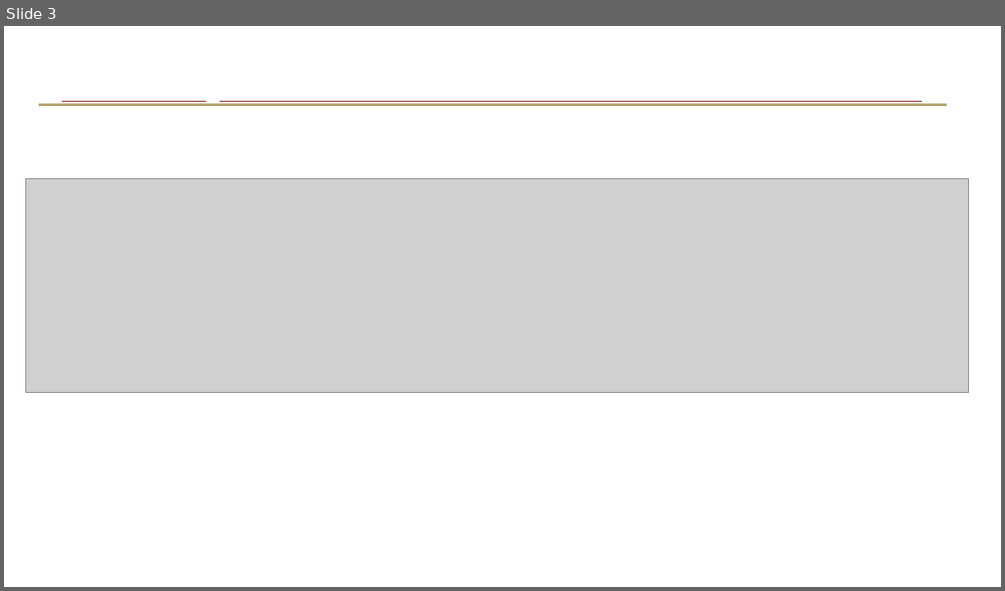
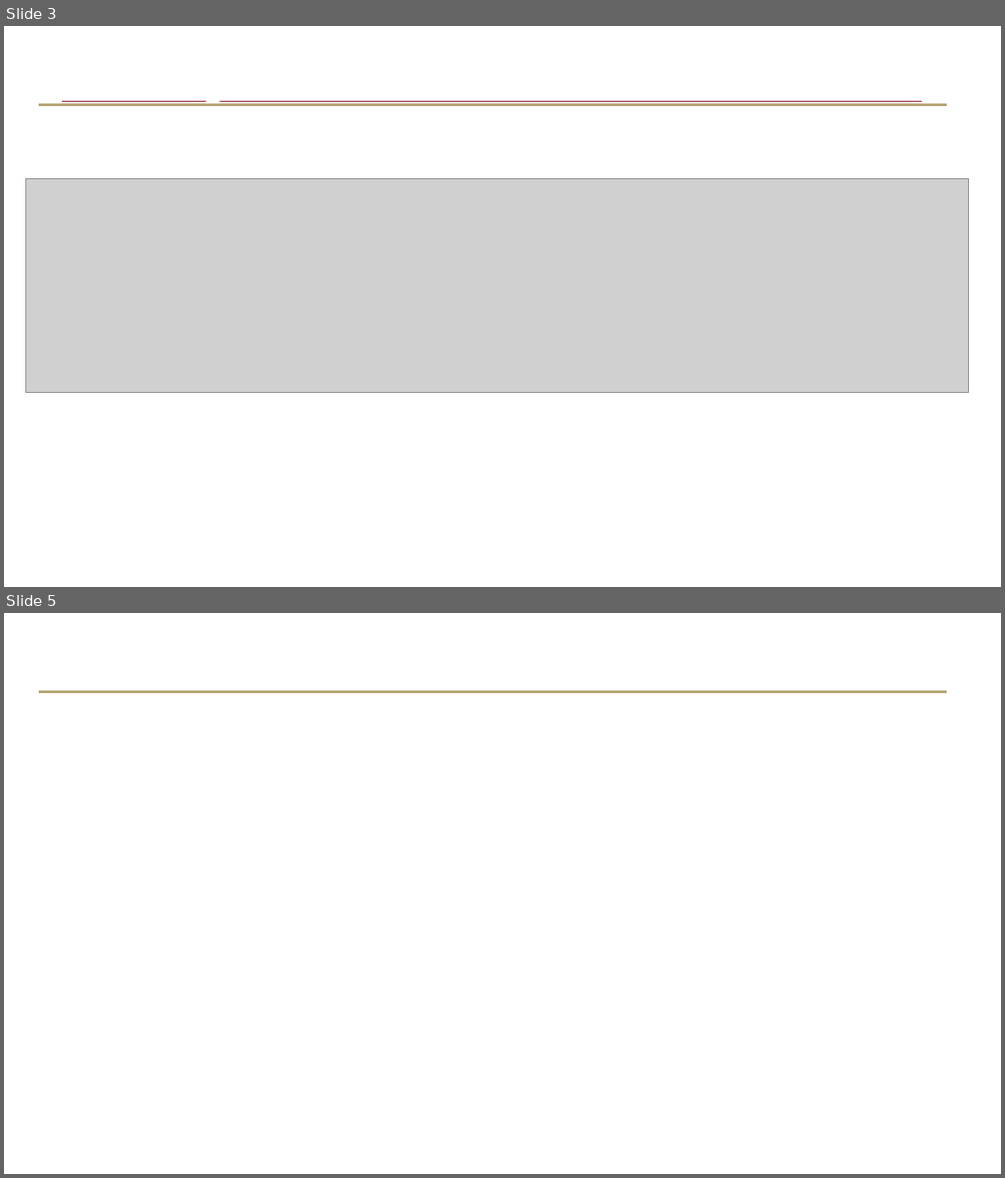
Before and after one commit to hypothetical-lemon/COMP4441, a slide deck: COMP4441_final_project.pptx. Shown one above the other, each under a label of ours: slide 3 before the commit, slides 3 and 5 after it; the slides between them are not shown. The pictures are 1005x591 and 1005x1178 pixels, drawn with LibreOffice and Linux fonts; fonts in the diff are those of the drawing; grey boxes stand for pictures; background and template pictures are left out. Boxes give left, top, right and bottom in pixels: in the first picture for what was removed or moved away, otherwise in the second. Text is boxed around its words. In the diff, an @@ line names an element or a change of style, - is before the commit and + after.

```diff
--- a/COMP4441_final_project.pptx
+++ b/COMP4441_final_project.pptx
@@ slide 5 added at <box>4,613,1001,1174</box>, background #FFFFFF; not listed: 1 template element that a slide beside it also shows @@
@@ title added at <box>70,690,378,693</box>, 39.6 pt, text #FFFFFF, bold @@
+Swap to R code
```
Also in this commit, not shown: 3 slides changed, 5 other slides added, 11 slides removed, 1 other file.
